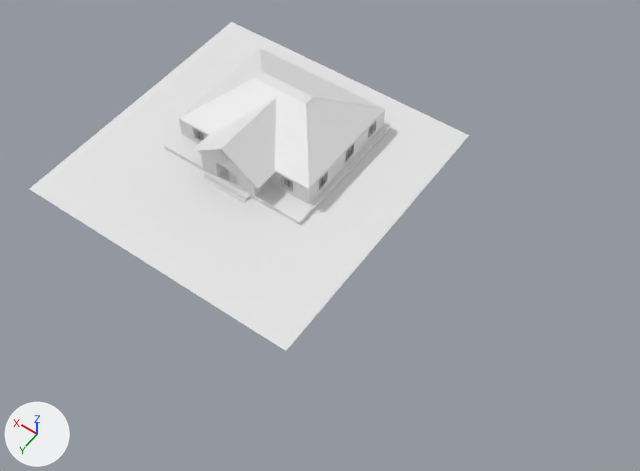
Two versions of the Blender file untitled.blend, one commit apart.
The view is the same before and after, from a 50 mm lens placed at (-121.4, 135.8, 196.1), pointed at (-30.7, 8.8, -3.4). Lighting does not change. The marker at lower left points along +X, +Y and +Z.
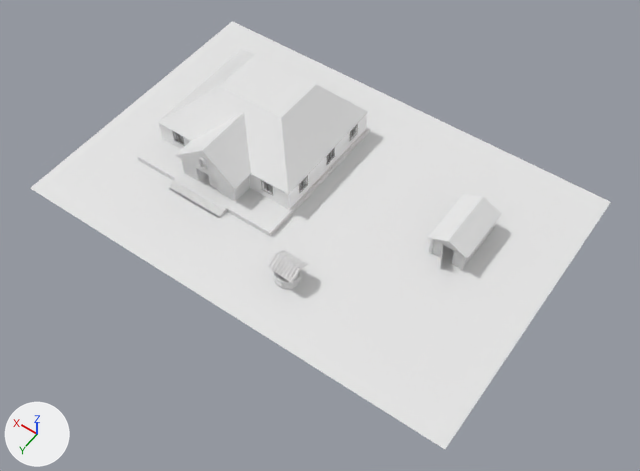
Diff of the bpy script that builds the scene:
```diff
--- a/untitled.blend.py
+++ b/untitled.blend.py
@@ me_plane @@
 # used by ob_plane; location = (0.0, -0.6, 0.0); scale = (46.9, 46.9, 46.9)
-me_plane.from_pydata(...)  # 4 vertices, 1 face; spans x -1.0..1.0, y -1.0..1.0, z 0.0
+me_plane.from_pydata(...)  # 39 vertices, 23 faces, 2 loose edges; spans x -1.99..1.0, y -1.0..1.0, z 0.0
+# me_plane part 1: 2 vertices removed from x -1.0, y -1.0..1.0, z 0.0; 37 vertices added at x -1.99..1.0, y -1.0..1.0, z 0.0
@@ me_cube_002 @@
 # used by ob_cube_001; location = (7.5, 12.5, 1.0); scale = (1.0, 1.42, 1.0)
-me_cube_002.from_pydata(...)  # 20 vertices, 12 faces; spans x -15.1..1.0, y -1.0..1.0, z -1.0..-0.2
+me_cube_002.from_pydata(...)  # 52 vertices, 28 faces; spans x 5.6..15.3, y -1.0..2.5, z -1.0..7.9
+# me_cube_002 part 3: the whole mesh is rebuilt
+# me_cube_002 part 4: the surface is now shaded smooth
@@ me_cube_026 @@
-me_cube_026.from_pydata(...)  # 8 vertices, 6 faces; spans x -49.8..1.0, y -61.0..-13.9, z -1.7..-0.4
+me_cube_026.from_pydata(...)  # 1060 vertices, 762 faces; spans x -10.5..1.8, y -17.1..1.9, z -1.0..8.9
+# me_cube_026 part 5: 8 vertices removed from x -49.8..1.0, y -61.0..-13.9, z -1.7..-0.4; 1060 vertices added at x -10.5..1.8, y -17.1..1.9, z -1.0..8.9
@@ me_cube_014 @@
-me_cube_014.from_pydata(...)  # 20 vertices, 18 faces; spans x -24.4..23.8, y -45.2..-5.9, z -1.0..8.4
+me_cube_014.from_pydata(...)  # 139 vertices, 118 faces; spans x 1.4..10.5, y -1.9..10.3, z -0.5..1.6
+# me_cube_014 part 2: 20 vertices removed from x -24.4..23.8, y -45.2..-5.9, z -1.0..8.4; 139 vertices added at x 1.4..10.5, y -1.9..10.3, z -0.5..1.6
@@ me_cube_027 @@
-me_cube_027.from_pydata(...)  # 16 vertices, 9 faces; spans x -14.7..10.2, y -23.3..2.2, z -1.0..7.6
+me_cube_027.from_pydata(...)  # 52 vertices, 28 faces; spans x -12.2..1.0, y -1.8..1.0, z -1.0..6.3
+# me_cube_027 part 6
+# 12 vertices are removed from x -14.7..10.2, y -23.3..2.2, z -1.0..7.6
+# 8 faces are deleted
+# 26 vertices are added at x -12.2..1.0, y -1.8, z -1.0..6.3
+# 26 new vertices lie (0.0, 2.8, 0.0) away from vertices in x -12.2..1.0, y -1.8, z -1.0..6.3
+# 28 new faces join them
@@ ob_plane @@
 ob_plane = bpy.data.objects.new('Plane', me_plane)
-ob_plane.location = (0.0, -0.6, 0.0)
+ob_plane.location = (0.0, -1.0, 0.0)
 ob_plane.scale = (46.9, 46.9, 46.9)
@@ ob_cube @@
 ob_cube = bpy.data.objects.new('Cube', me_cube_001)
-ob_cube.location = (-7.5, 1.4, 3.8)
+ob_cube.location = (-4.1, 6.5, 4.6)
 ob_cube.scale = (3.02, 3.02, 3.02)
@@ ob_cube_013 @@
 ob_cube_013 = bpy.data.objects.new('Cube.013', me_cube_025)
-ob_cube_013.location = (0.5, 7.7, 4.5)
+ob_cube_013.location = (3.4, 12.8, 4.7)
 ob_cube_013.scale = (3.33, 3.33, 3.33)
@@ ob_cube_014 @@
 ob_cube_014 = bpy.data.objects.new('Cube.014', me_cube_026)
-ob_cube_014.location = (24.5, 25.1, 1.7)
+ob_cube_014.location = (-61.2, -2.9, 1.0)
@@ ob_cube_037 @@
+ob_cube_037 = bpy.data.objects.new('Cube.037', me_cube_029)  # 54 vertices, 41 faces; spans x -1.36..1.4, y -1.15..1.52, z -1.0..-0.4
+ob_cube_037.location = (3.2, -9.8, 26.5)
+ob_cube_037.scale = (17.6, 17.6, 17.6)
@@ ob_circle_002 @@
+ob_circle_002 = bpy.data.objects.new('Circle.002', me_circle_002)  # 34 vertices, 16 faces; spans x -0.98..1.67, y 0.14..1.0, z 0.0..1.25; modifiers SOLIDIFY, ARRAY, ARRAY
+ob_circle_002.location = (-29.9, 24.3, 5.3)
+ob_circle_002.rotation_euler = (4264.0, 3.163, -2180.0)  # degrees (229, 181, 15)
+ob_circle_002.scale = (0.455, 0.455, 0.455)
@@ ob_circle @@
+ob_circle = bpy.data.objects.new('Circle', me_circle_002.copy())  # modifiers SOLIDIFY, ARRAY, ARRAY
+ob_circle.location = (-37.6, 31.5, 5.3)
+ob_circle.rotation_euler = (4264.0, 3.163, -2183.0)  # degrees (229, 181, 203)
+ob_circle.scale = (0.455, 0.455, 0.455)
@@ ob_wall @@
+ob_wall = bpy.data.objects.new('Wall', me_wall)  # 16280 vertices, 16170 faces; spans x -3.74..3.7, y -0.55..6.91, z -0.01..3.01
+ob_wall.location = (-33.6, 24.8, 0.0)
@@ ob_cube_032 @@
+ob_cube_032 = bpy.data.objects.new('Cube.032', me_cube_037)  # 212 vertices, 190 faces; spans x -48.5..1.5, y -19.6..33.7, z -1.0..6.1
+ob_cube_032.location = (27.3, -11.1, 1.0)
```

Location of each change, (x1, y1, x2, y2) in pixels of the pictures (640 x 471 px):
'Plane', reshaped, moved (32% wider, 30% taller)
    before: (30, 22, 469, 351)
    after: (30, 21, 611, 449)
'Cube.037', added
    after: (158, 50, 368, 195)
'Cube.014', reshaped, moved
    before: (164, 122, 390, 225)
    after: (428, 194, 502, 271)
'Cube.032', added
    after: (138, 127, 370, 237)
'Cube', moved
    before: (179, 110, 385, 204)
    after: (159, 114, 367, 209)
'Cube.013', moved
    before: (201, 153, 268, 196)
    after: (182, 160, 250, 202)
'Circle', added
    after: (267, 253, 300, 283)
'Wall', added
    after: (273, 262, 301, 289)
'Circle.002', added
    after: (275, 249, 309, 269)
part 2 of me_cube_014, built on
    before: (179, 48, 385, 188)
part 3 of me_cube_002, built on
    before: (202, 171, 250, 203)
part 6 of me_cube_027, built on
    before: (191, 98, 276, 189)
